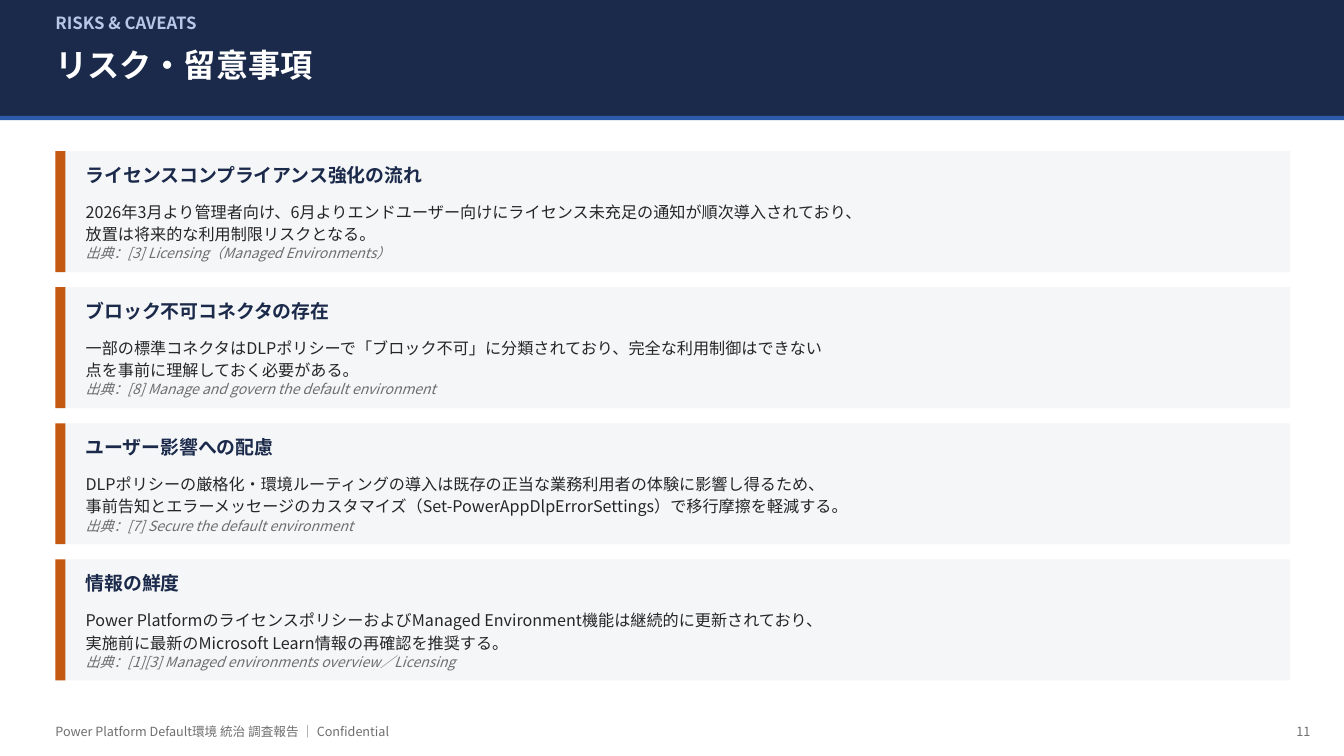
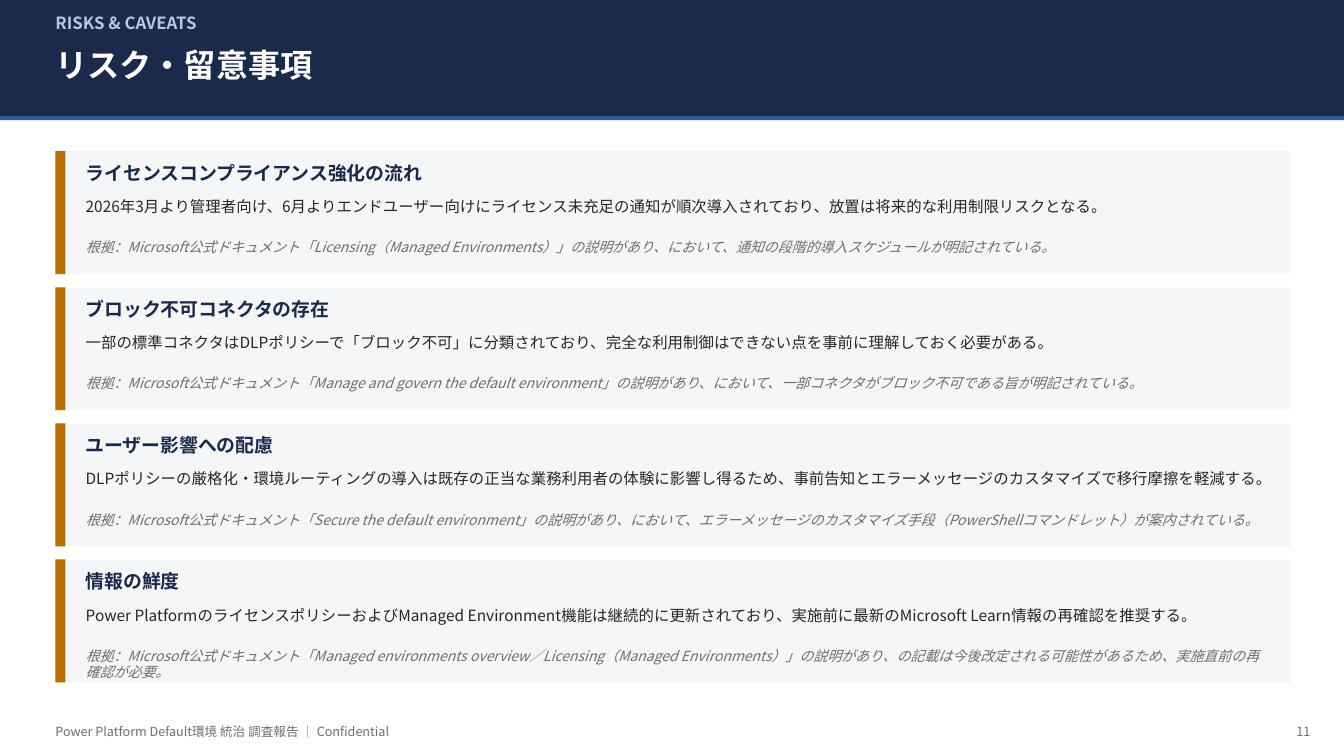
Before and after one commit to takuyanakamura881awc-beep/awc-naka881-repo, a slide deck: slide 11 of docs/PowerPlatform_DefaultEnv_Governance_Report.pptx. Drawn at 1344x756 pixels with LibreOffice and Linux fonts; fonts in the diff are those of the drawing. Boxes give left, top, right and bottom in pixels: in the first picture for what was removed or moved away, otherwise in the second. Text is boxed around its words. In the diff, an @@ line names an element or a change of style, - is before the commit and + after.

```diff
--- a/docs/PowerPlatform_DefaultEnv_Governance_Report.pptx
+++ b/docs/PowerPlatform_DefaultEnv_Governance_Report.pptx
@@ text at (86, 199, 1107, 214): text changed; size 11.5 to 11 pt @@
-2026年3月より管理者向け、6月よりエンドユーザー向けにライセンス未充足の通知が順次導入されており、
-放置は将来的な利用制限リスクとなる。
+2026年3月より管理者向け、6月よりエンドユーザー向けにライセンス未充足の通知が順次導入されており、放置は将来的な利用制限リスクとなる。
@@ text at (86, 240, 1055, 256): text changed @@
-出典：[3] Licensing（Managed Environments）
+根拠：Microsoft公式ドキュメント「Licensing（Managed Environments）」の説明があり、において、通知の段階的導入スケジュールが明記されている。
@@ fill #C45911 to #B86E00 in 4 elements at (55, 151, 66, 274), (55, 423, 66, 546), (55, 560, 66, 683), (55, 287, 66, 410) @@
@@ text at (86, 335, 1053, 350): text changed; size 11.5 to 11 pt @@
-一部の標準コネクタはDLPポリシーで「ブロック不可」に分類されており、完全な利用制御はできない
-点を事前に理解しておく必要がある。
+一部の標準コネクタはDLPポリシーで「ブロック不可」に分類されており、完全な利用制御はできない点を事前に理解しておく必要がある。
@@ text at (86, 376, 1143, 392): text changed @@
-出典：[8] Manage and govern the default environment
+根拠：Microsoft公式ドキュメント「Manage and govern the default environment」の説明があり、において、一部コネクタがブロック不可である旨が明記されている。
@@ text at (86, 471, 1272, 486): text changed; size 11.5 to 11 pt @@
-DLPポリシーの厳格化・環境ルーティングの導入は既存の正当な業務利用者の体験に影響し得るため、
-事前告知とエラーメッセージのカスタマイズ（Set-PowerAppDlpErrorSettings）で移行摩擦を軽減する。
+DLPポリシーの厳格化・環境ルーティングの導入は既存の正当な業務利用者の体験に影響し得るため、事前告知とエラーメッセージのカスタマイズで移行摩擦を軽減する。
@@ text at (86, 513, 1259, 526): text changed @@
-出典：[7] Secure the default environment
+根拠：Microsoft公式ドキュメント「Secure the default environment」の説明があり、において、エラーメッセージのカスタマイズ手段（PowerShellコマンドレット）が案内されている。
@@ text at (86, 608, 1196, 625): text changed; size 11.5 to 11 pt @@
-Power PlatformのライセンスポリシーおよびManaged Environment機能は継続的に更新されており、
-実施前に最新のMicrosoft Learn情報の再確認を推奨する。
+Power PlatformのライセンスポリシーおよびManaged Environment機能は継続的に更新されており、実施前に最新のMicrosoft Learn情報の再確認を推奨する。
@@ text at (86, 649, 1259, 678): text changed @@
-出典：[1][3] Managed environments overview／Licensing
+根拠：Microsoft公式ドキュメント「Managed environments overview／Licensing（Managed Environments）」の説明があり、の記載は今後改定される可能性があるため、実施直前の再確認が必要。
```
Also in this commit, not shown: 10 other slides changed.
